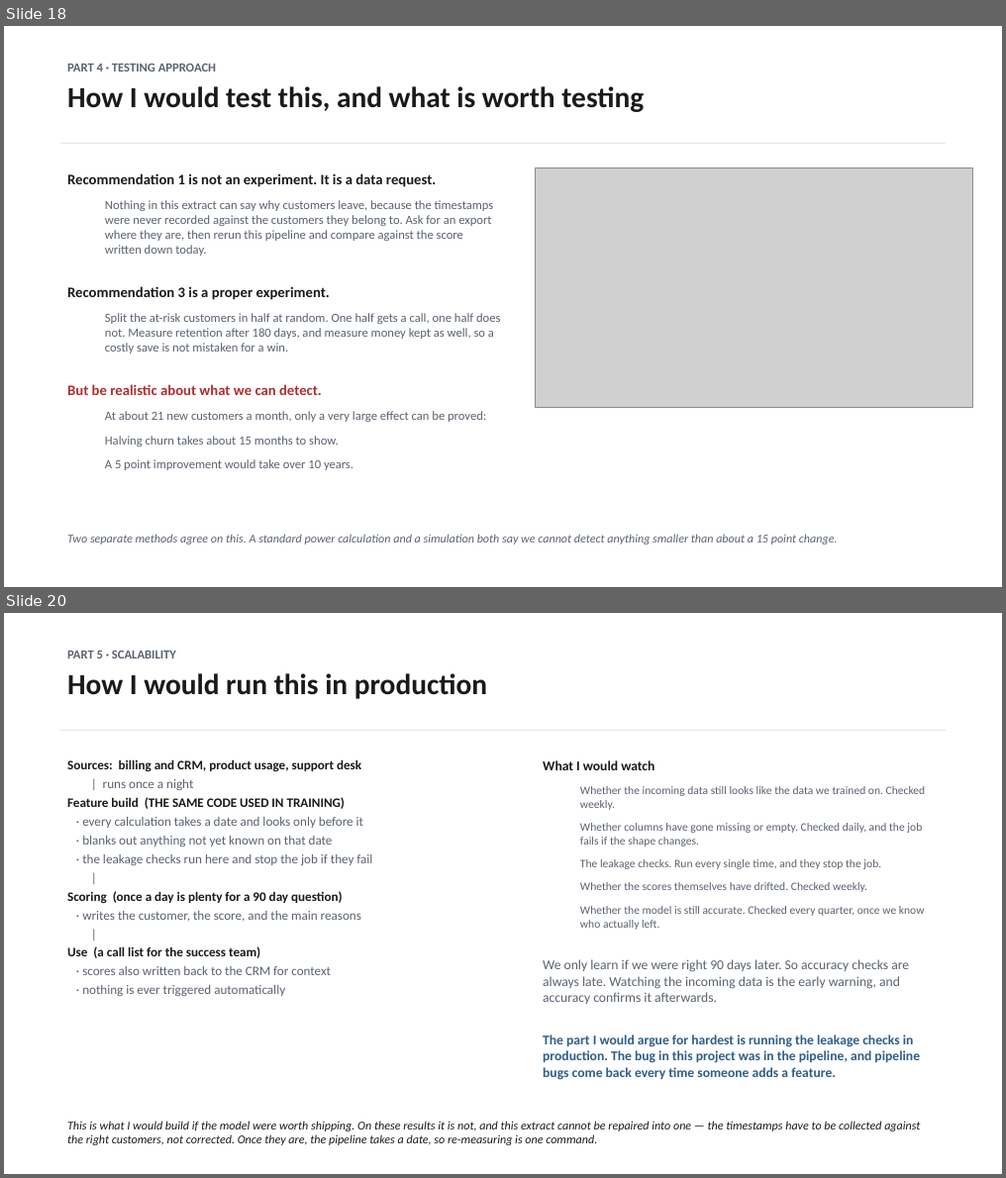
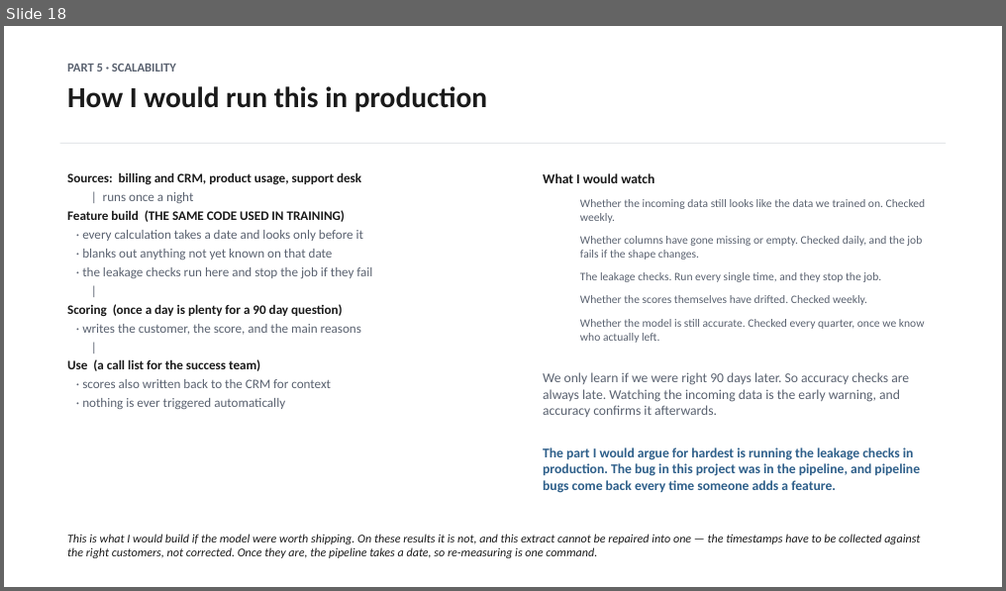
Before and after one commit to dmitriyratu/avepoint-churn-case-study, a slide deck: outputs/decks/AvePoint_Case_Study.pptx. Shown one above the other, each under a label of ours: slides 18 and 20 before the commit, slide 18 after it; the slides between them are not shown. The pictures are 1006x1178 and 1006x591 pixels, drawn with LibreOffice and Linux fonts; fonts in the diff are those of the drawing; grey boxes stand for pictures. Boxes give left, top, right and bottom in pixels: in the first picture for what was removed or moved away, otherwise in the second. Text is boxed around its words. In the diff, an @@ line names an element or a change of style, - is before the commit and + after.

Commit message:
Enhance presentation materials with new insights and visual updates
- Updated `build_new_slides.py` to include new recommendations on customer churn analysis, emphasizing the importance of calling at-risk customers and the ineffectiveness of ranking.
- Introduced new figures in `fig_breakeven_html.py`, `fig_tenure_null_html.py`, and `fig_what_to_do_html.py` to visually represent key findings and recommendations.
- Revised HTML outputs to improve clarity and presentation of data, ensuring alignment with the latest insights.
- Updated `AvePoint_Case_Study.pptx` to reflect these changes, enhancing the overall quality and effectiveness of the presentation.

These modifications aim to provide a more comprehensive understanding of customer retention strategies and improve the visual communication of findings.

```diff
--- a/outputs/decks/AvePoint_Case_Study.pptx
+++ b/outputs/decks/AvePoint_Case_Study.pptx
@@ slide 18 removed at <box>4,26,1002,587</box>, background #FFFFFF @@
@@ text removed at <box>67,64,644,112</box> @@
-PART 4 · TESTING APPROACH
-How I would test this, and what is worth testing
@@ rectangle removed at <box>60,143,945,144</box> @@
@@ text removed at <box>67,174,500,471</box> @@
-Recommendation 1 is not an experiment. It is a data request.
-  Nothing in this extract can say why customers leave, because the timestamps were never recorded against the customers they belong to. Ask for an export where they are, then rerun this pipeline and compare against the score written down today.
-Recommendation 3 is a proper experiment.
-  Split the at-risk customers in half at random. One half gets a call, one half does not. Measure retention after 180 days, and measure money kept as well, so a costly save is not mistaken for a win.
-But be realistic about what we can detect.
-  At about 21 new customers a month, only a very large effect can be proved:
-  Halving churn takes about 15 months to show.
-  A 5 point improvement would take over 10 years.
@@ picture removed at <box>536,169,973,408</box> @@
@@ text removed at <box>67,534,838,545</box> @@
-Two separate methods agree on this. A standard power calculation and a simulation both say we cannot detect anything smaller than about a 15 point change.
@@ what was slide 20 is now slide 18 @@
```
Also in this commit, not shown: 5 slides changed, 1 other slide removed, 13 other files.
